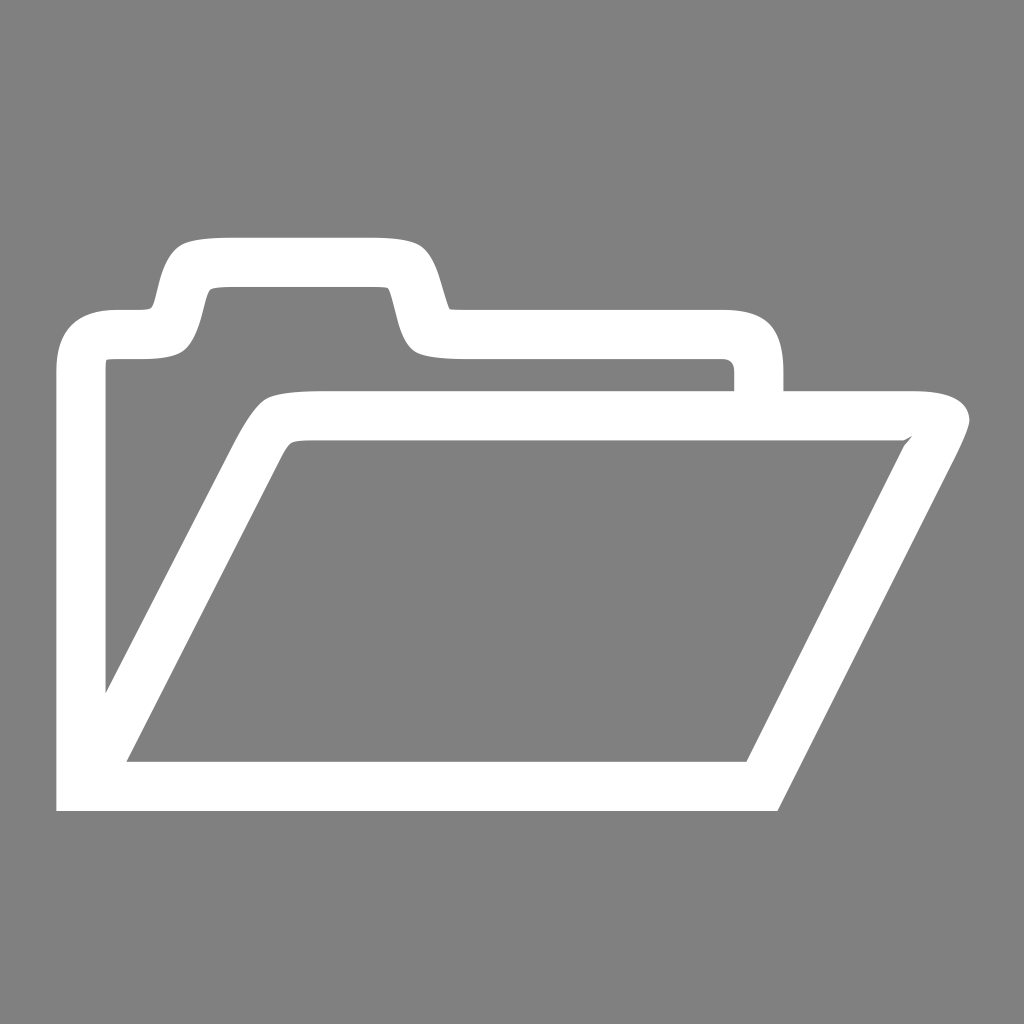
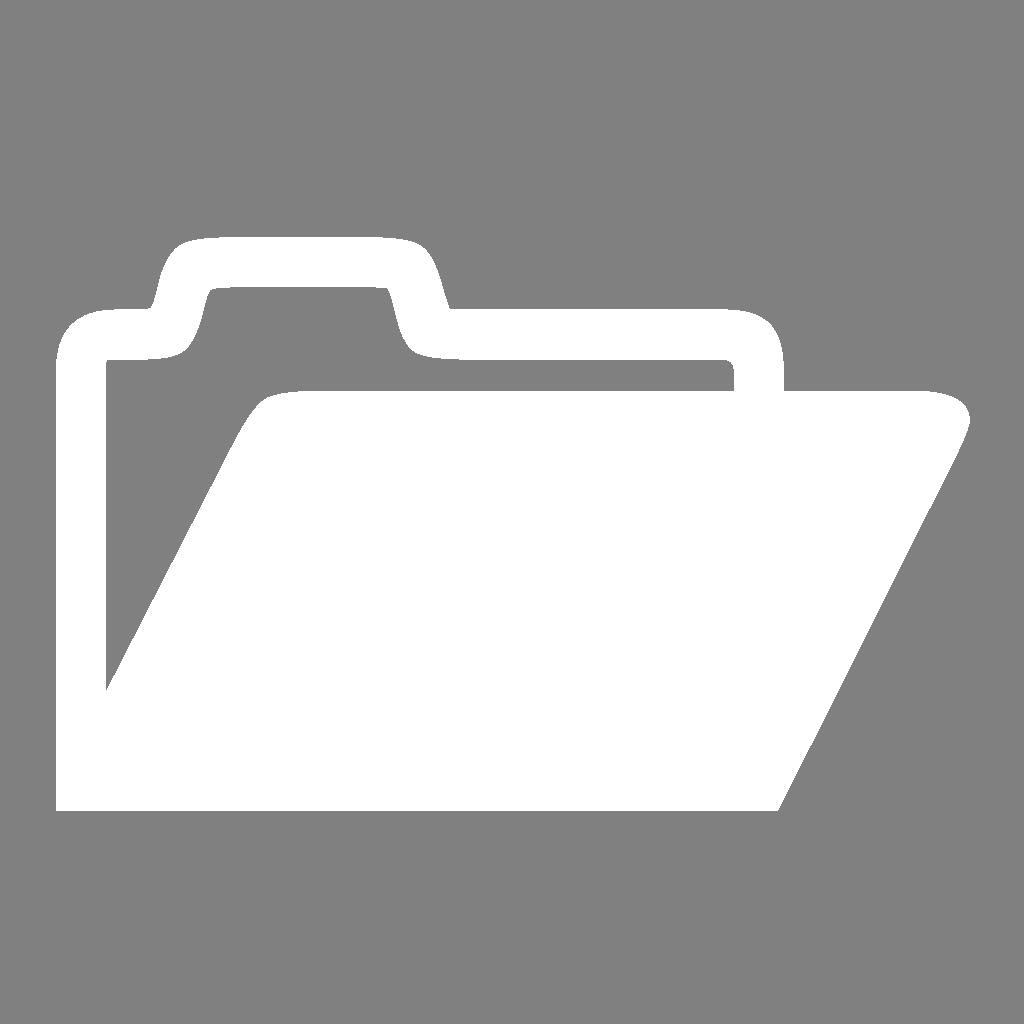
Layered file, before and after one edit (1024x1024). Changes by layer:
painted on "🗁" over bbox(56, 237, 970, 811)
